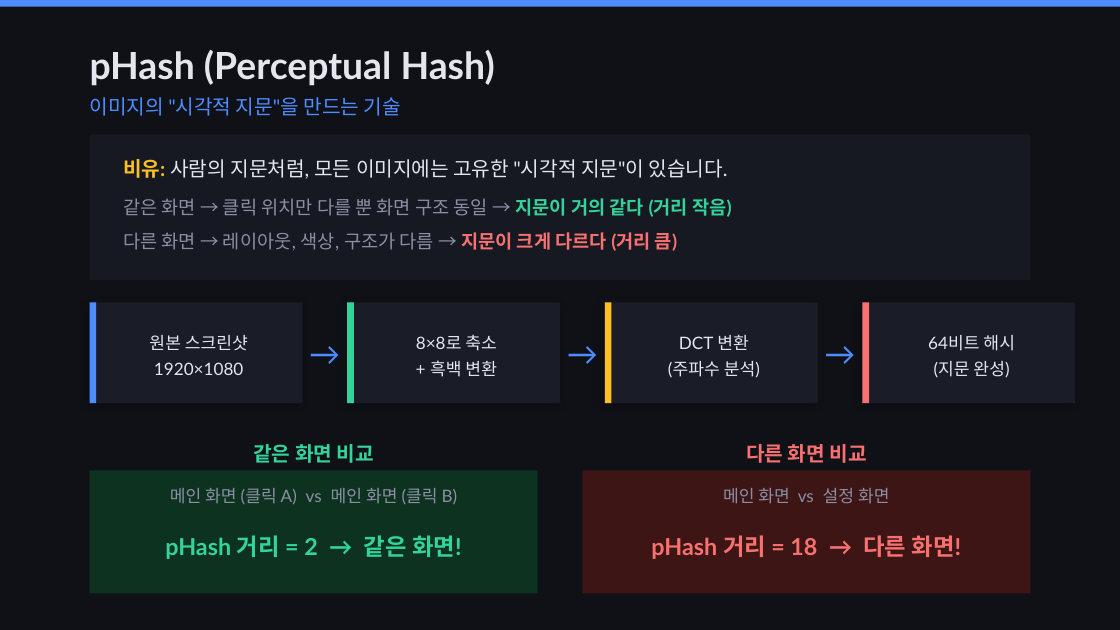
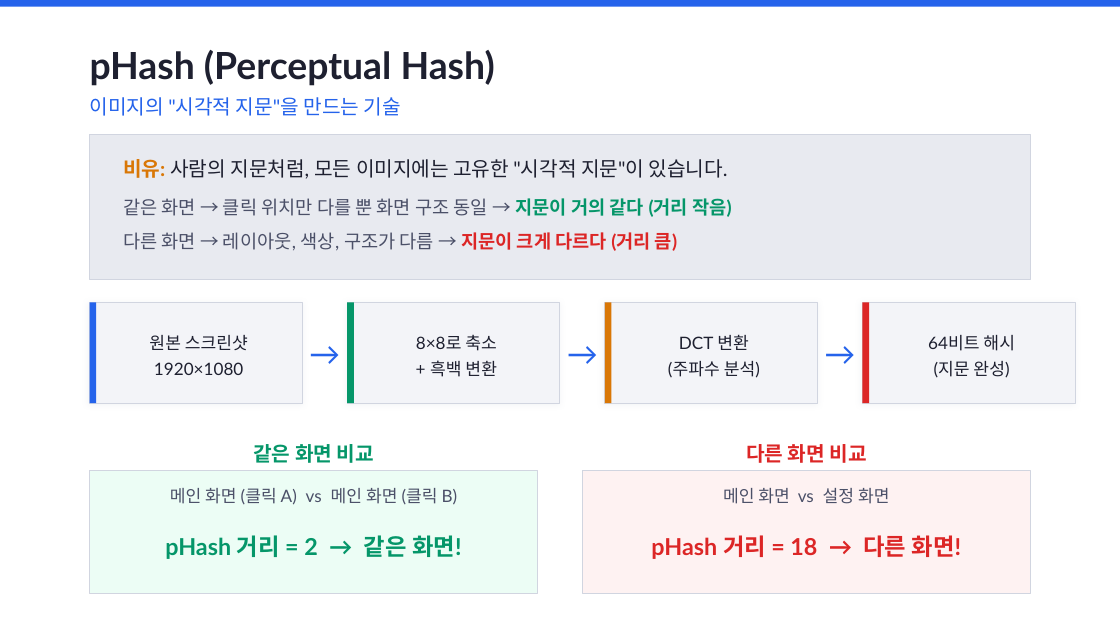
Before and after one commit to WorkforRPASolution/SnapShotScreener, a slide deck: slide 4 of SnapshotScreener_핵심기술_해설.pptx. Drawn at 1120x630 pixels with LibreOffice and Linux fonts; fonts in the diff are those of the drawing. Boxes give left, top, right and bottom in pixels: in the first picture for what was removed or moved away, otherwise in the second. Text is boxed around its words. In the diff, an @@ line names an element or a change of style, - is before the commit and + after.

```diff
--- a/SnapshotScreener_핵심기술_해설.pptx
+++ b/SnapshotScreener_핵심기술_해설.pptx
@@ background #0F1117 to #FFFFFF @@
@@ rectangle at [0,0,1120,7]: fill #4E8CFF to #2563EB @@
@@ rectangle at [90,134,1030,280]: fill #161822 to #E8EAF0; outline none to #D1D5E0 0.75 pt @@
@@ text "비유: 사람의 지문처럼, 모든 이미지에는 ..." at [123,159,728,179]: text colour #FBBF24 to #D97706 in "비유:"; text colour #E4E6ED to #1E2030 @@
@@ text "같은 화면 → 클릭 위치만 ..." at [123,198,732,217]: text colour #8B8FA3 to #4B5068 in "같은 화면 → 클릭 위치만 다를 뿐 ..."; text colour #34D399 to #059669 in "지문이 거의 같다 (거리 작음)" @@
@@ text "다른 화면 → 레이아웃, 색상, ..." at [123,232,677,251]: text colour #8B8FA3 to #4B5068 in "다른 화면 → 레이아웃, 색상, 구조가 다름 ..."; text colour #F87171 to #DC2626 in "지문이 크게 다르다 (거리 큼)" @@
@@ rectangle at [90,302,96,403]: fill #4E8CFF to #2563EB @@
@@ rectangle at [347,302,354,403]: fill #34D399 to #059669 @@
@@ rectangle at [605,302,612,403]: fill #FBBF24 to #D97706 @@
@@ text colour #4E8CFF to #2563EB in 4 elements at [90,97,401,116], [302,314,347,392], [560,314,605,392], [818,314,862,392] @@
@@ fill #1A1D27 to #F3F4F8; outline none to #D1D5E0 0.75 pt; shadow changed in 4 elements at [90,302,302,403], [347,302,560,403], [605,302,818,403], [862,302,1075,403] @@
@@ rectangle at [862,302,869,403]: fill #F87171 to #DC2626 @@
@@ text colour #E4E6ED to #1E2030 in 5 elements at [90,50,495,86], [149,335,248,375], [416,335,497,377], [668,334,760,378], [928,335,1015,378] @@
@@ text "같은 화면 비교" at [253,444,374,463]: text colour #34D399 to #059669 @@
@@ text "다른 화면 비교" at [746,444,867,463]: text colour #F87171 to #DC2626 @@
@@ text "메인 화면 (클릭 A) vs ..." at [170,488,458,505]: text colour #8B8FA3 to #4B5068 @@
@@ rectangle at [90,470,538,594]: fill #0D3320 to #ECFDF5; outline none to #D1D5E0 0.75 pt @@
@@ text "메인 화면 vs 설정 화면" at [723,488,890,504]: text colour #8B8FA3 to #4B5068 @@
@@ rectangle at [582,470,1030,594]: fill #3D1515 to #FEF2F2; outline none to #D1D5E0 0.75 pt @@
@@ text "pHash 거리 = 2 → ..." at [165,535,462,559]: text colour #34D399 to #059669 @@
@@ text "pHash 거리 = 18 → ..." at [651,535,962,559]: text colour #F87171 to #DC2626 @@
```
Also in this commit, not shown: 13 other slides changed, 6 other files.
